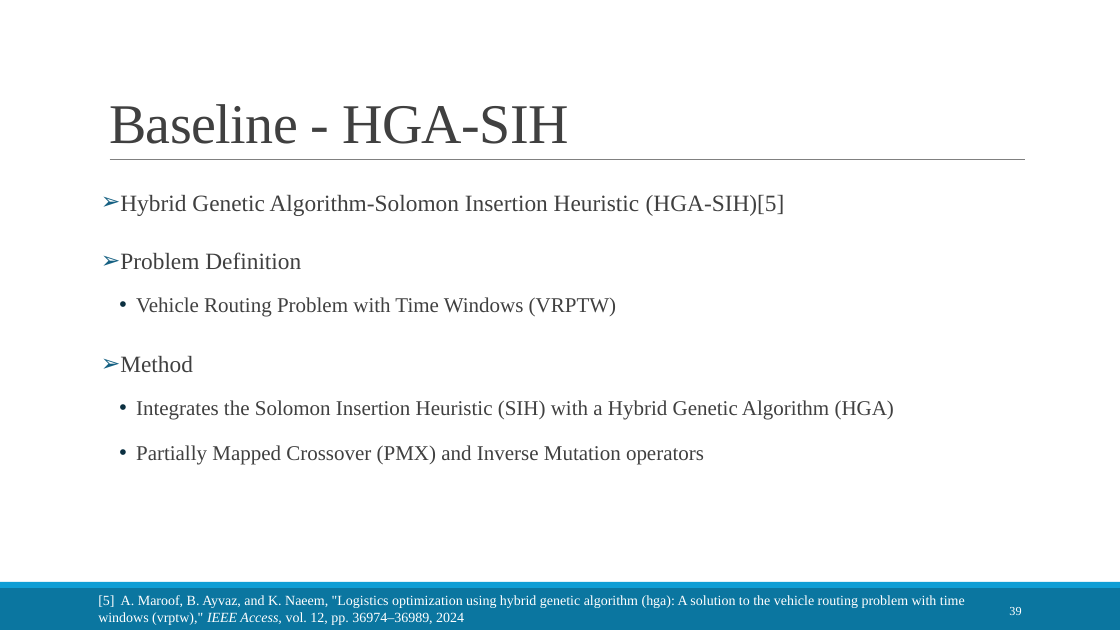
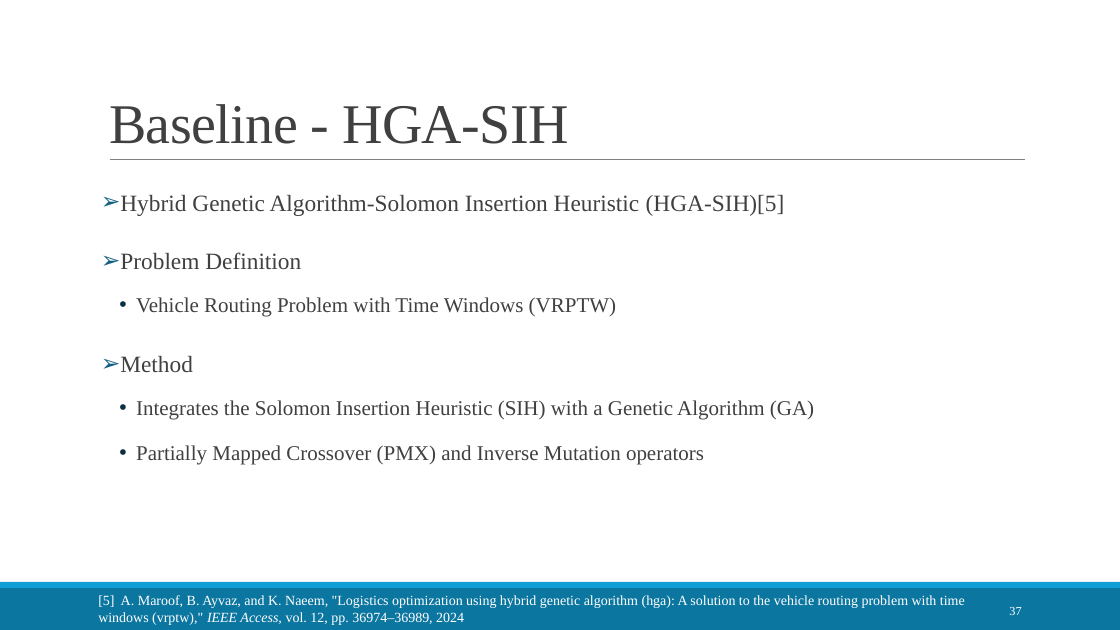
Before and after one commit to LloydGain/114_NTUT_Thesis, a slide deck: slide 37 of docs/thesis/114_楊宏傑_口試簡報.pptx (slide 39 before the commit). Drawn at 1120x630 pixels with LibreOffice and Linux fonts; fonts in the diff are those of the drawing. Boxes give left, top, right and bottom in pixels: in the first picture for what was removed or moved away, otherwise in the second. Text is boxed around its words. In the diff, an @@ line names an element or a change of style, - is before the commit and + after.

```diff
--- a/docs/thesis/114_楊宏傑_口試簡報.pptx
+++ b/docs/thesis/114_楊宏傑_口試簡報.pptx
@@ text at [136, 400, 814, 420]: text changed @@
-  • Integrates the Solomon Insertion Heuristic (SIH) with a Hybrid Genetic Algorithm (HGA)
+  • Integrates the Solomon Insertion Heuristic (SIH) with a Genetic Algorithm (GA)
@@ page number at [1009, 607, 1021, 615]: text changed @@
-39
+37
```
Also in this commit, not shown: 9 other slides changed, 1 slide added, 3 slides removed.
